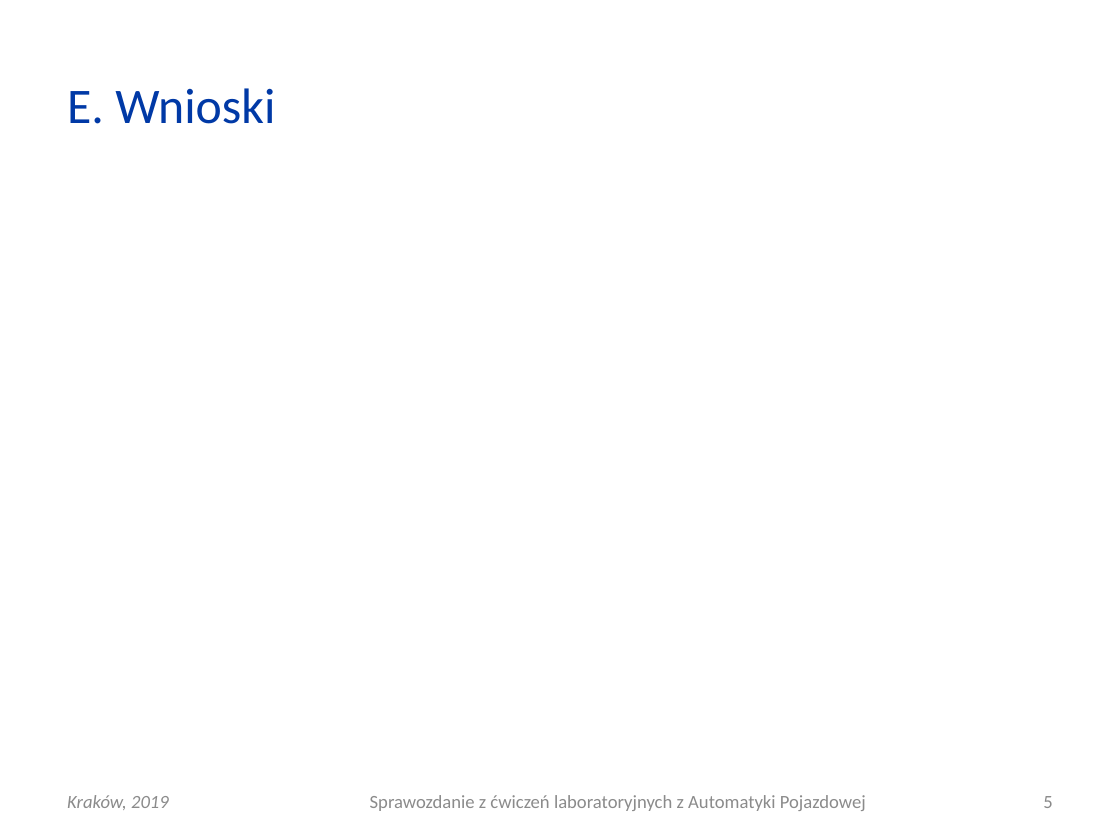
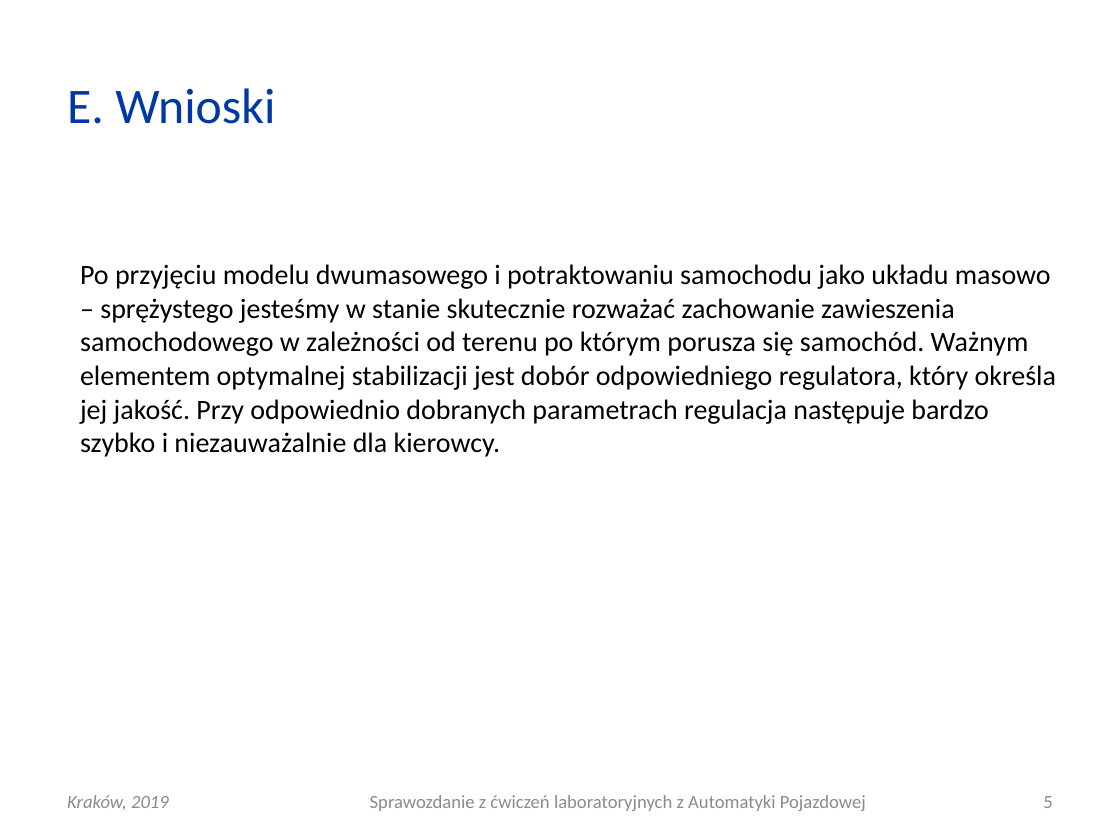
Before and after one commit to Katarzyna-W/AP, a slide deck: slide 5 of Lab9_zawieszenie/AP_L08_20190424_0800_G01.pptx. Drawn at 1120x840 pixels with LibreOffice and Linux fonts; fonts in the diff are those of the drawing. Boxes give left, top, right and bottom in pixels: in the first picture for what was removed or moved away, otherwise in the second. Text is boxed around its words. In the diff, an @@ line names an element or a change of style, - is before the commit and + after.

```diff
--- a/Lab9_zawieszenie/AP_L08_20190424_0800_G01.pptx
+++ b/Lab9_zawieszenie/AP_L08_20190424_0800_G01.pptx
@@ text added at bbox=[80, 264, 1057, 457], 18 pt, text #000000 @@
+Po przyjęciu modelu dwumasowego i potraktowaniu samochodu jako układu masowo – sprężystego jesteśmy w stanie skutecznie rozważać zachowanie zawieszenia samochodowego w zależności od terenu po którym porusza się samochód. Ważnym elementem optymalnej stabilizacji jest dobór odpowiedniego regulatora, który określa jej jakość. Przy odpowiednio dobranych parametrach regulacja następuje bardzo szybko i niezauważalnie dla kierowcy.
```
Also in this commit, not shown: 2 other slides changed, 8 other files.
